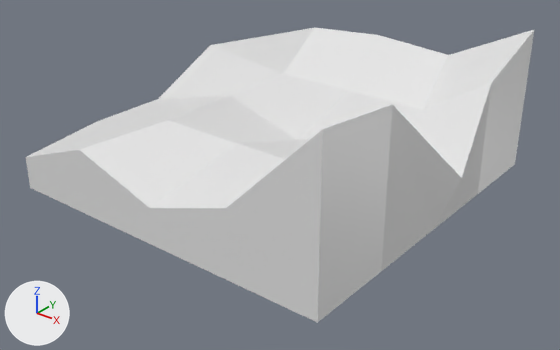
Two versions of the OBJ model meshes/bare-cube.obj, one commit apart.
The view is the same before and after, from a 50 mm lens placed at (1.269, -1.586, 0.527), pointed at (0.057, -0.072, -0.412). Every picture has the same lights, and +X, +Y and +Z are marked at lower left. Where no turn or scale is listed for an object, it has been applied to the vertices.
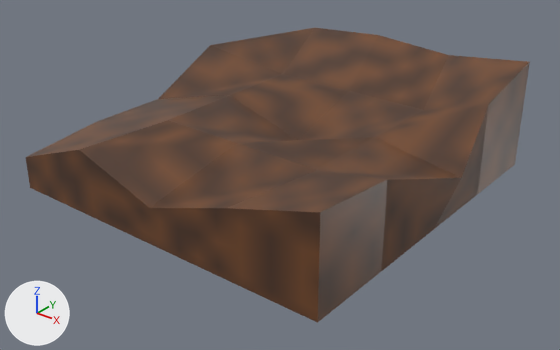
Boxes [x1, y1, x2, y2] around the edits, measured in the pictures (560 x 350 px; the box of a moved part takes in the faces that stretch with it):
'Cube', reshaped
    before: [26, 28, 535, 323]
    after: [26, 28, 530, 323]
part 1 of me_cube, moved or reshaped
    before: [407, 29, 535, 229]
    after: [376, 55, 530, 229]
part 2 of me_cube, moved or reshaped
    before: [226, 105, 461, 323]
    after: [226, 137, 461, 323]
part 3 of me_cube, recoloured (white to brown)
    both: [26, 28, 448, 281]

Patch to the scene script:
```diff
--- a/meshes/bare-cube.obj.py
+++ b/meshes/bare-cube.obj.py
@@ img_bare_cube_png @@
+img_bare_cube_png = load_image('bare-cube.png', '../textures/bare-cube.png', 32, 32, 'sRGB')
@@ mat_material_001 @@
+mat_material_001 = principled_material('Material.001')
+mat_material_001.texture = img_bare_cube_png
+mat_material_001.roughness = 0.4
@@ me_cube @@
 # used by ob_cube; location = (0.0, 0.0, 0.0)
-me_cube.from_pydata(...)  # 50 vertices, 48 faces; spans x -0.5..0.559, y -0.5..0.5, z -0.5..-0.023
-me_cube.vertices[0].co = (0.5, 0.5, -0.048)  # pixel (534, 29)
-me_cube.vertices[26].co = (0.5, 0.25, -0.135)  # pixel (491, 82)
-me_cube.vertices[1].co = (0.5, -0.5, -0.023)  # pixel (322, 129)
-me_cube.vertices[18].co = (0.5, -0.25, -0.048)  # pixel (392, 104)
+me_cube.from_pydata(...)  # 50 vertices, 48 faces; spans x -0.5..0.559, y -0.5..0.5, z -0.5..-0.14
+# me_cube part 1
+me_cube.vertices[0].co = (0.5, 0.5, -0.14)  # pixel (529, 61)
+me_cube.vertices[26].co = (0.5, 0.25, -0.194)  # pixel (488, 104)
+# me_cube part 2
+me_cube.vertices[1].co = (0.5, -0.5, -0.197)  # pixel (320, 212)
+me_cube.vertices[18].co = (0.5, -0.25, -0.222)  # pixel (387, 179)
+# me_cube part 3: 48 faces spanning x -0.5..0.559, y -0.5..0.5, z -0.5..-0.14 switch from mat_material (white #e7e7e7) to mat_material_001 (picture img_bare_cube_png)
```
